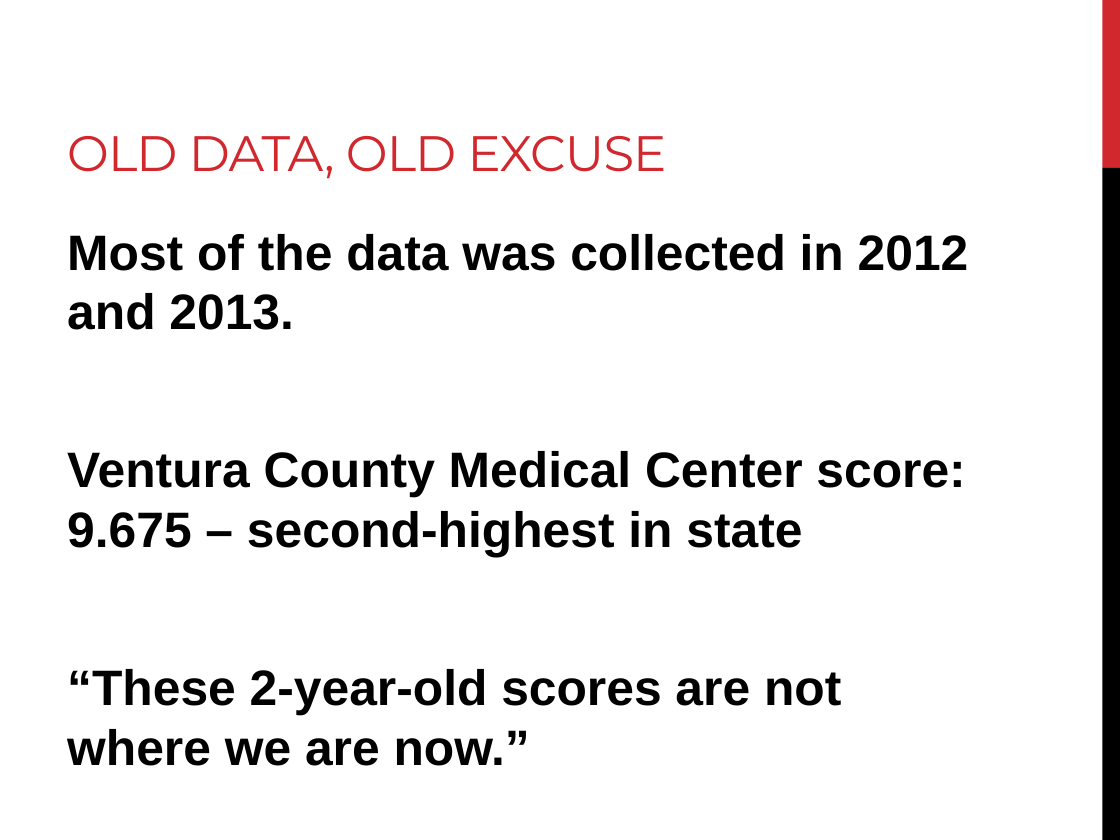
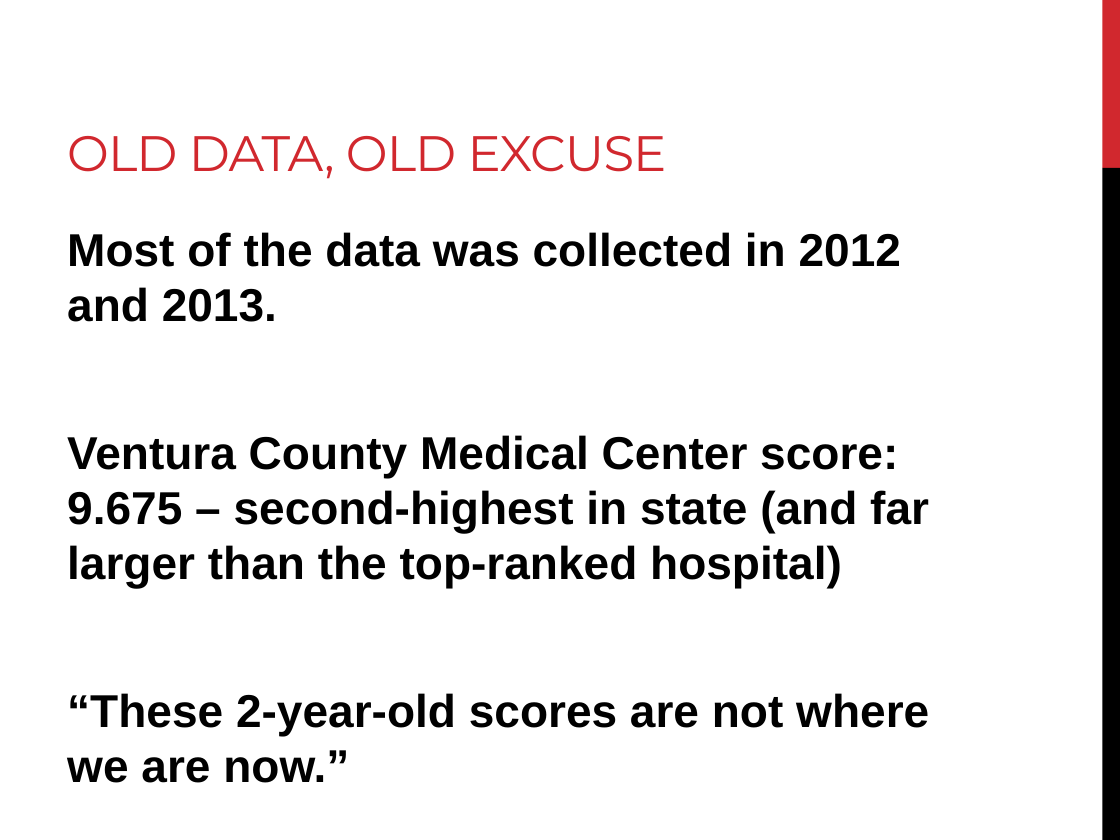
Before and after one commit to roncampbell/Hospital-Infections, a slide deck: slide 7 of HAC presentation.pptx (slide 6 before the commit). Drawn at 1120x840 pixels with LibreOffice and Linux fonts; fonts in the diff are those of the drawing. Boxes give left, top, right and bottom in pixels: in the first picture for what was removed or moved away, otherwise in the second. Text is boxed around its words. In the diff, an @@ line names an element or a change of style, - is before the commit and + after.

Commit message:
Revise HAC presentation

```diff
--- a/HAC presentation.pptx
+++ b/HAC presentation.pptx
@@ text at [67, 232, 929, 736]: size 32 to 29.6 pt in "Most of the data was collected in ...", "“These 2-year-old scores are not where we ..." @@
@@ text at [67, 435, 929, 588]: text changed; size 32 to 29.6 pt @@
-Ventura County Medical Center score: 9.675 – second-highest in state
+Ventura County Medical Center score: 9.675 – second-highest in state (and far larger than the top-ranked hospital)
```
Also in this commit, not shown: 2 slides added.
